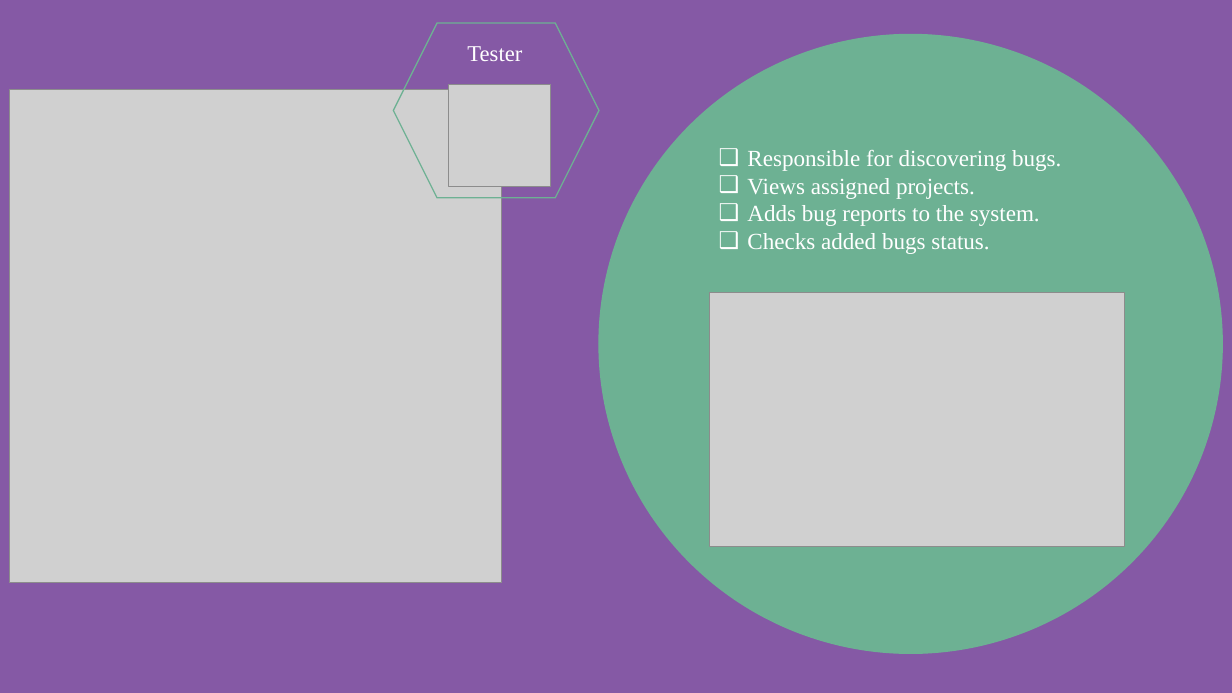
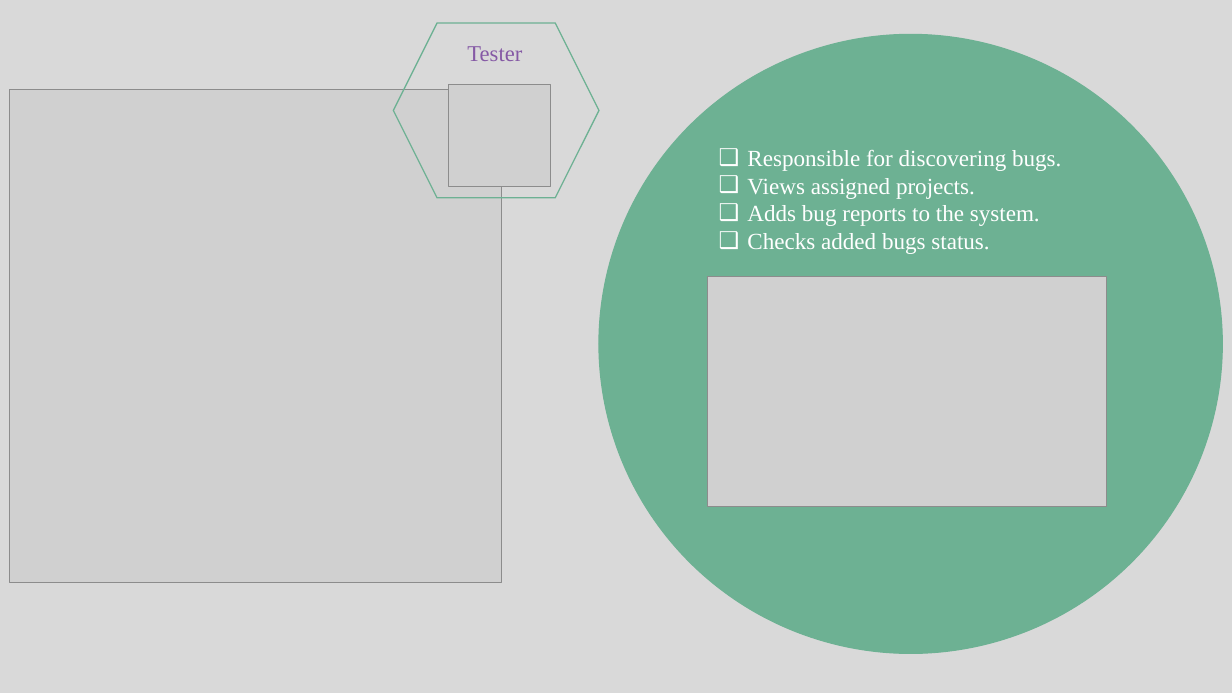
Before and after one commit to M-627/Bug-Tracking-System, a slide deck: slide 14 of documents & diagrams/Presentation1.pptx (slide 9 before the commit). Drawn at 1232x693 pixels with LibreOffice and Linux fonts; fonts in the diff are those of the drawing; grey boxes stand for pictures. Boxes give left, top, right and bottom in pixels: in the first picture for what was removed or moved away, otherwise in the second. Text is boxed around its words. In the diff, an @@ line names an element or a change of style, - is before the commit and + after.

```diff
--- a/documents & diagrams/Presentation1.pptx
+++ b/documents & diagrams/Presentation1.pptx
@@ background #8559A5 to #D9D9D9 @@
@@ text "Tester" at box(467, 46, 522, 61): text colour #FFFFFF to #8559A5 @@
@@ picture: place and size @@
-picture at box(710, 293, 1125, 547)
+picture at box(708, 277, 1107, 506)
```
Also in this commit, not shown: 9 other slides changed, 7 slides added, 42 other files.
